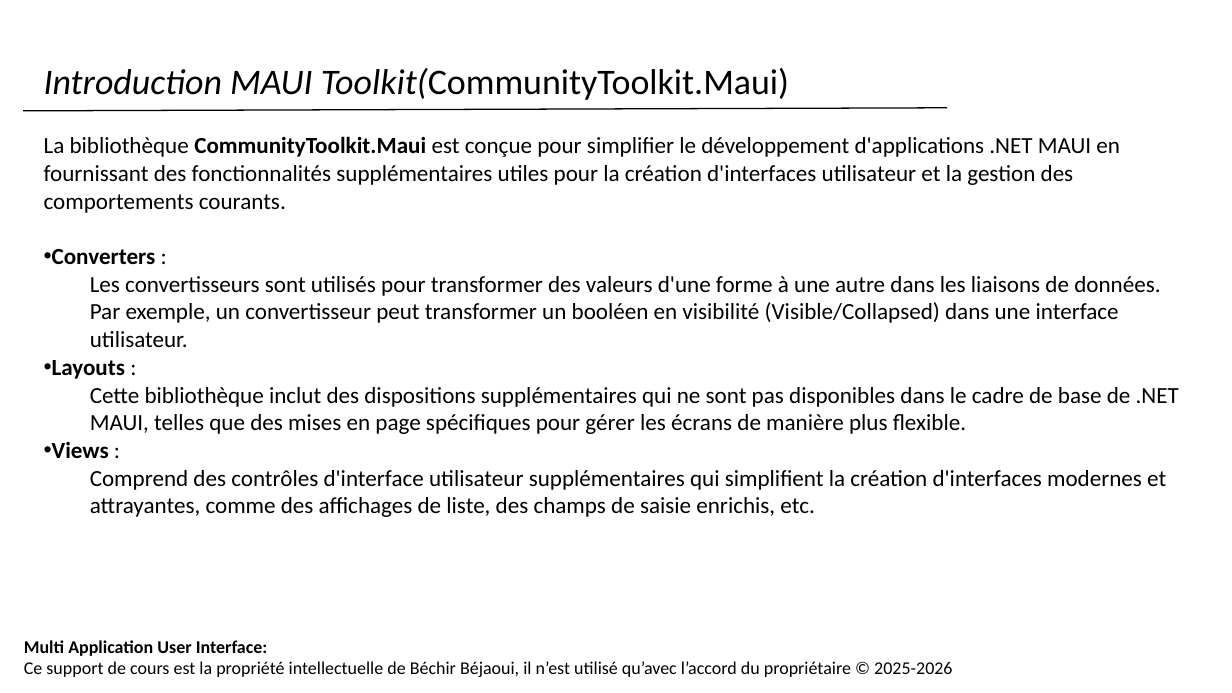
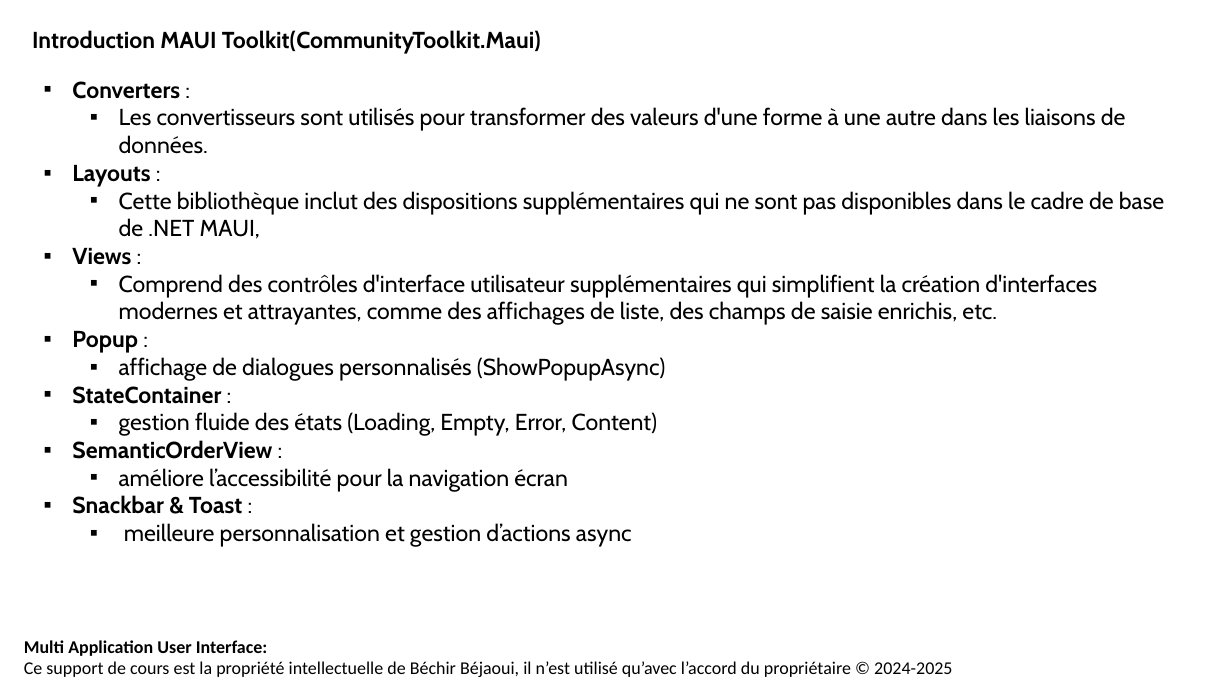
Before and after one commit to bejaouibechir/MAUI, a slide deck: slide 7 of 16.MAUI Toolkit.pptx (slide 8 before the commit). Drawn at 1232x693 pixels with LibreOffice and Linux fonts; fonts in the diff are those of the drawing; background and template pictures are left out. Boxes give left, top, right and bottom in pixels: in the first picture for what was removed or moved away, otherwise in the second. Text is boxed around its words. In the diff, an @@ line names an element or a change of style, - is before the commit and + after.

```diff
--- a/16.MAUI Toolkit.pptx
+++ b/16.MAUI Toolkit.pptx
@@ text "Introduction MAUI Toolkit(CommunityToolkit.Maui)": place and size @@
-text "Introduction MAUI Toolkit(CommunityToolkit.Maui)" at [44, 68, 789, 100]
+text "Introduction MAUI Toolkit(CommunityToolkit.Maui)" at [32, 30, 541, 54]
@@ text "Introduction MAUI Toolkit(CommunityToolkit.Maui)" at [32, 30, 541, 54]: size 28 to 18 pt, font Calibri to Cabin, bold on; italic off in "Introduction MAUI Toolkit(CommunityToolkit.Maui)" @@
@@ text "Converters :": place and size @@
-text "Converters :" at [44, 136, 1179, 517]
+text "Converters :" at [72, 81, 1164, 547]
@@ text at [72, 81, 1097, 325]: font Calibri to Cabin in "Converters :", "Layouts :", "Views :", "Comprend des contrôles d'interface utilisateur supplémentair ..."; bullet • to ▪; bullet none to ▪ @@
@@ line removed from (23, 111) to (947, 108) @@
@@ text at [119, 107, 1126, 154]: text changed; font Calibri to Cabin @@
-  Les convertisseurs sont utilisés pour transformer des valeurs d'une forme à une autre dans les liaisons de données. Par exemple, un convertisseur peut transformer un booléen en visibilité (Visible/Collapsed) dans une interface utilisateur.
+  ▪ Les convertisseurs sont utilisés pour transformer des valeurs d'une forme à une autre dans les liaisons de données.
@@ text at [44, 136, 1120, 213]: paragraph removed @@
-La bibliothèque CommunityToolkit.Maui est conçue pour simplifier le développement d'applications .NET MAUI en fournissant des fonctionnalités supplémentaires utiles pour la création d'interfaces utilisateur et la gestion des comportements courants.
@@ text at [119, 191, 1164, 239]: text changed; font Calibri to Cabin @@
-  Cette bibliothèque inclut des dispositions supplémentaires qui ne sont pas disponibles dans le cadre de base de .NET MAUI, telles que des mises en page spécifiques pour gérer les écrans de manière plus flexible.
+  ▪ Cette bibliothèque inclut des dispositions supplémentaires qui ne sont pas disponibles dans le cadre de base de .NET MAUI,
@@ text at [72, 331, 665, 547]: paragraphs added @@
+▪ Popup :
+  ▪ affichage de dialogues personnalisés (ShowPopupAsync)
+▪ StateContainer :
+  ▪ gestion fluide des états (Loading, Empty, Error, Content)
+▪ SemanticOrderView :
+  ▪ améliore l’accessibilité pour la navigation écran
+▪ Snackbar & Toast :
+  ▪ meilleure personnalisation et gestion d’actions async
@@ text at [24, 661, 952, 677]: text changed @@
-Ce support de cours est la propriété intellectuelle de Béchir Béjaoui, il n’est utilisé qu’avec l’accord du propriétaire © 2025-2026
+Ce support de cours est la propriété intellectuelle de Béchir Béjaoui, il n’est utilisé qu’avec l’accord du propriétaire © 2024-2025
```
Also in this commit, not shown: 5 other slides changed, 11 slides added, 6 slides removed, 2 other files.
